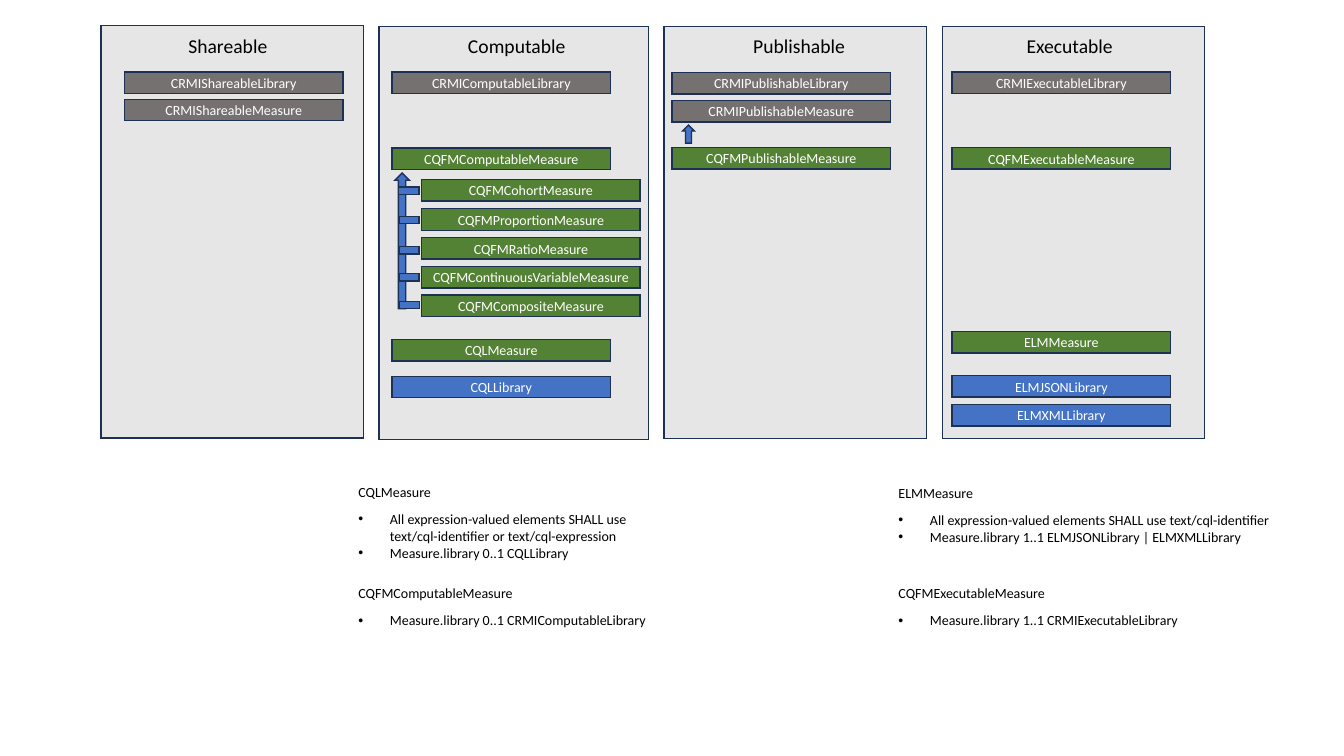
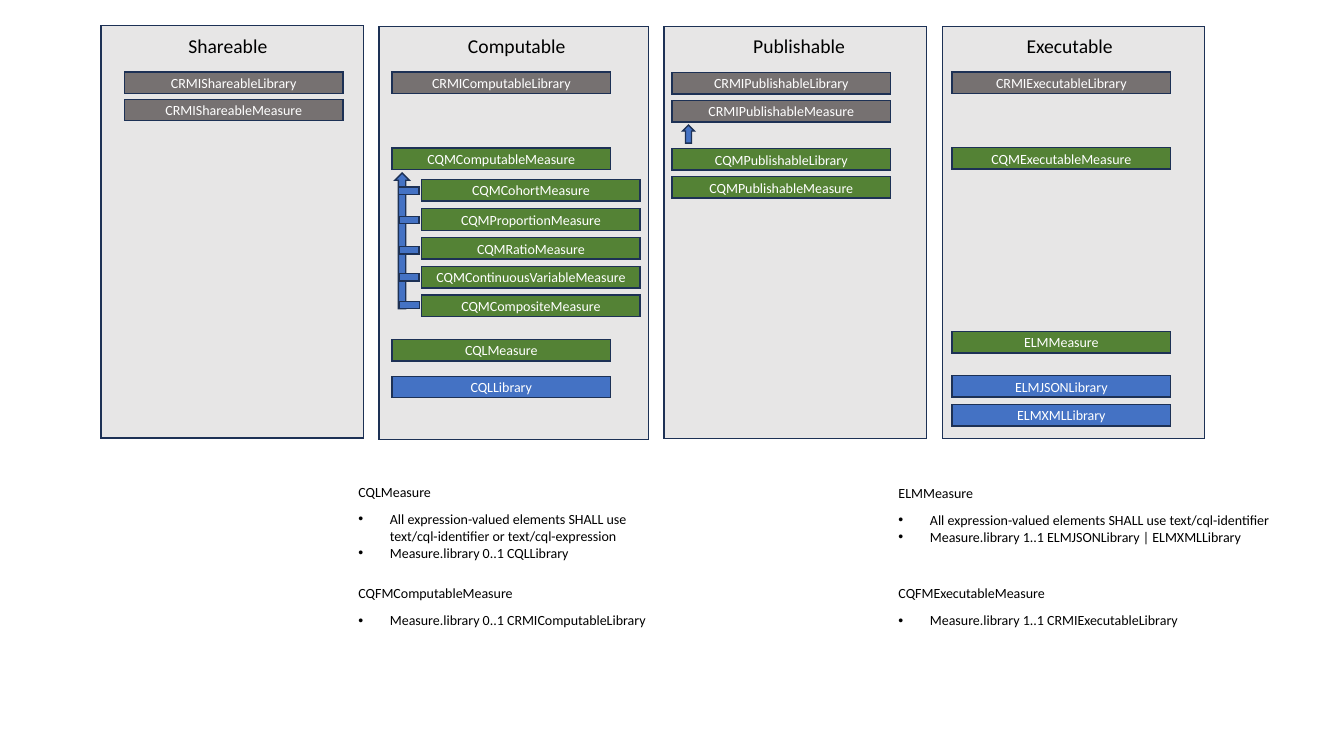
Before and after one commit to HL7/fhir-cqm, a slide deck: slide 23 of diagrams/QM IG Diagrams.pptx. Drawn at 1344x756 pixels with LibreOffice and Linux fonts; fonts in the diff are those of the drawing. Boxes give left, top, right and bottom in pixels: in the first picture for what was removed or moved away, otherwise in the second. Text is boxed around its words. In the diff, an @@ line names an element or a change of style, - is before the commit and + after.

Commit message:
[FHIR-58060](https://jira.hl7.org/browse/FHIR-58060): Added CQMPublishableLibrary profile

```diff
--- a/diagrams/QM IG Diagrams.pptx
+++ b/diagrams/QM IG Diagrams.pptx
@@ rectangle added at (x1=673, y1=149, x2=891, y2=170), fill #548235, outline #1E3256 1 pt, 10 pt, text #FFFFFF @@
+CQMPublishableLibrary
@@ text in rectangle at (x1=427, y1=154, x2=575, y2=167): text changed @@
-CQFMComputableMeasure
+CQMComputableMeasure
@@ rectangle "CQMPublishableMeasure" moved from (x1=673, y1=147, x2=891, y2=168) to (x1=673, y1=176, x2=891, y2=198) @@
@@ text in rectangle at (x1=991, y1=154, x2=1131, y2=166): text changed @@
-CQFMExecutableMeasure
+CQMExecutableMeasure
@@ text in rectangle at (x1=472, y1=185, x2=590, y2=197): text changed @@
-CQFMCohortMeasure
+CQMCohortMeasure
@@ text in rectangle at (x1=709, y1=183, x2=853, y2=195): text changed @@
-CQFMPublishableMeasure
+CQMPublishableMeasure
@@ text in rectangle at (x1=461, y1=215, x2=601, y2=228): text changed @@
-CQFMProportionMeasure
+CQMProportionMeasure
@@ text in rectangle at (x1=477, y1=244, x2=585, y2=256): text changed @@
-CQFMRatioMeasure
+CQMRatioMeasure
@@ text in rectangle at (x1=436, y1=272, x2=625, y2=284): text changed @@
-CQFMContinuousVariableMeasure
+CQMContinuousVariableMeasure
@@ text in rectangle at (x1=461, y1=301, x2=600, y2=314): text changed @@
-CQFMCompositeMeasure
+CQMCompositeMeasure
```
Also in this commit, not shown: 12 other files.
